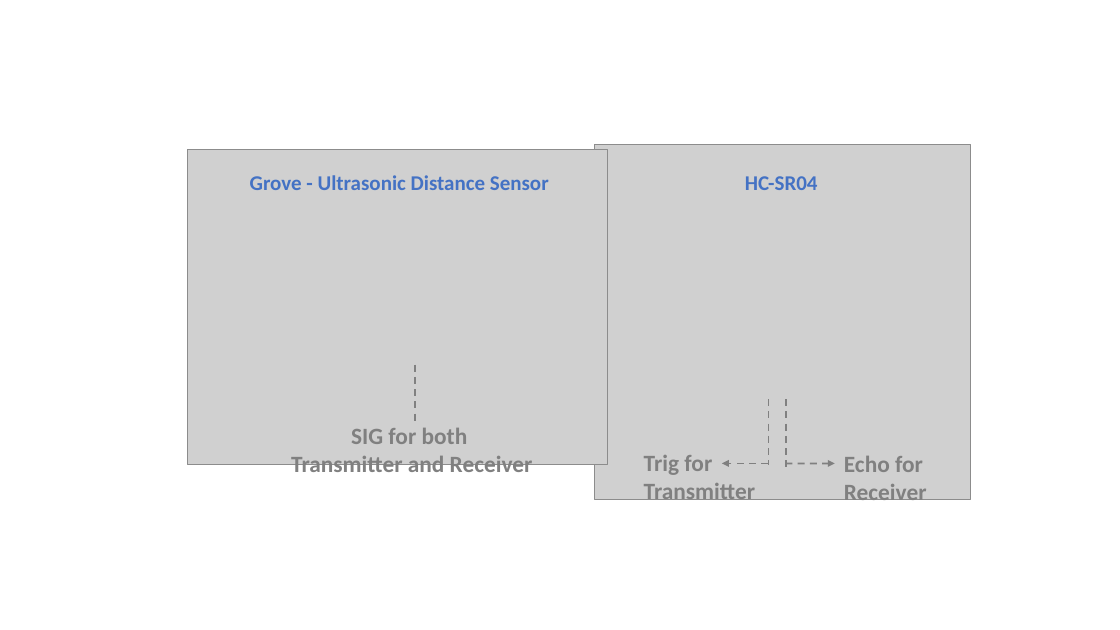
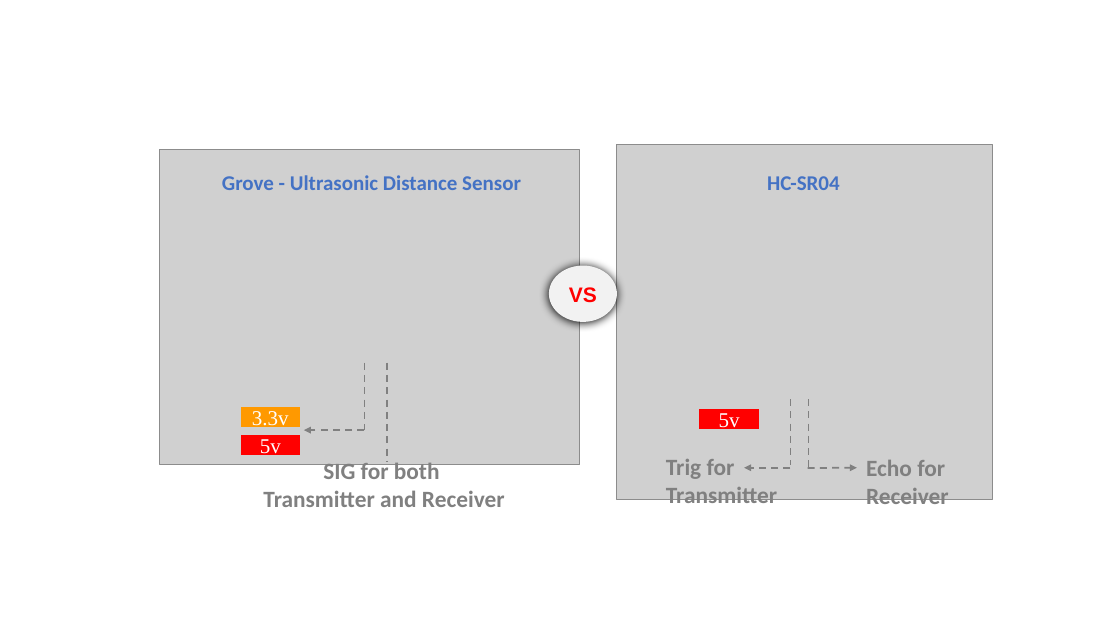
Before and after one commit to SeeedDocument/Grove_Ultrasonic_Ranger, a slide deck: slide 1 of optimizing/Pinout.pptx. Drawn at 1120x630 pixels with LibreOffice and Linux fonts; fonts in the diff are those of the drawing; grey boxes stand for pictures. Boxes give left, top, right and bottom in pixels: in the first picture for what was removed or moved away, otherwise in the second. Text is boxed around its words. In the diff, an @@ line names an element or a change of style, - is before the commit and + after.

```diff
--- a/optimizing/Pinout.pptx
+++ b/optimizing/Pinout.pptx
@@ picture: place and size @@
-picture at box(594, 145, 970, 499)
+picture at box(617, 145, 993, 499)
@@ picture: place and size @@
-picture at box(187, 150, 607, 465)
+picture at box(160, 150, 580, 465)
@@ text "Grove - Ultrasonic Distance Sensor": place and size @@
-text "Grove - Ultrasonic Distance Sensor" at box(250, 175, 549, 190)
+text "Grove - Ultrasonic Distance Sensor" at box(222, 175, 521, 190)
@@ ellipse added at box(549, 266, 617, 322), fill #F2F2F2, 18 pt, text #FF0000, bold @@
+VS
@@ line added from (365, 363) to (365, 430), #808080 1.5 pt dashed @@
@@ line moved from (415, 365) - (415, 422) to (387, 363) - (387, 461) @@
@@ rectangle added at box(242, 408, 300, 427), fill #FF9900, outline #FF9900 1.5 pt, 18 pt, text #FFFFFF @@
+3.3v
@@ rectangle added at box(701, 410, 759, 429), fill #FF0000, outline #FF0000 1.5 pt, 18 pt, text #FFFFFF @@
+5v
@@ 2 lines, 1 text: place and size @@
-2 lines, 1 text at box(745, 176, 818, 468)
+2 lines, 1 text at box(767, 176, 840, 468)
@@ rectangle added at box(242, 435, 300, 454), fill #FF0000, outline #FF0000 1.5 pt, 18 pt, text #FFFFFF @@
+5v
@@ arrow added from (365, 430) to (304, 430), #808080 1.5 pt dashed @@
@@ text "Trig for": place and size @@
-text "Trig for" at box(644, 455, 755, 505)
+text "Trig for" at box(666, 459, 777, 510)
@@ text "SIG for both" rewrapped from box(291, 428, 533, 478) to box(263, 461, 505, 507) @@
@@ 2 arrows, 1 text: place and size @@
-2 arrows, 1 text at box(722, 456, 927, 506)
+2 arrows, 1 text at box(744, 460, 949, 510)
```
Also in this commit, not shown: 1 other file.
